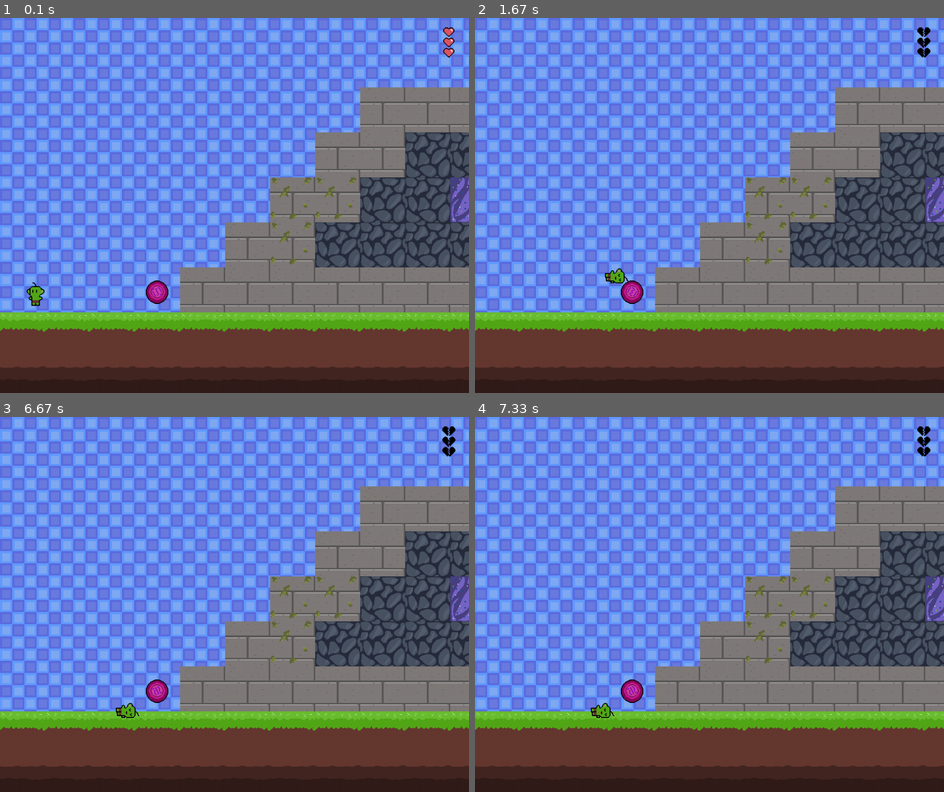
Above: before the commit, frames 1-4 (two rows, left to right).
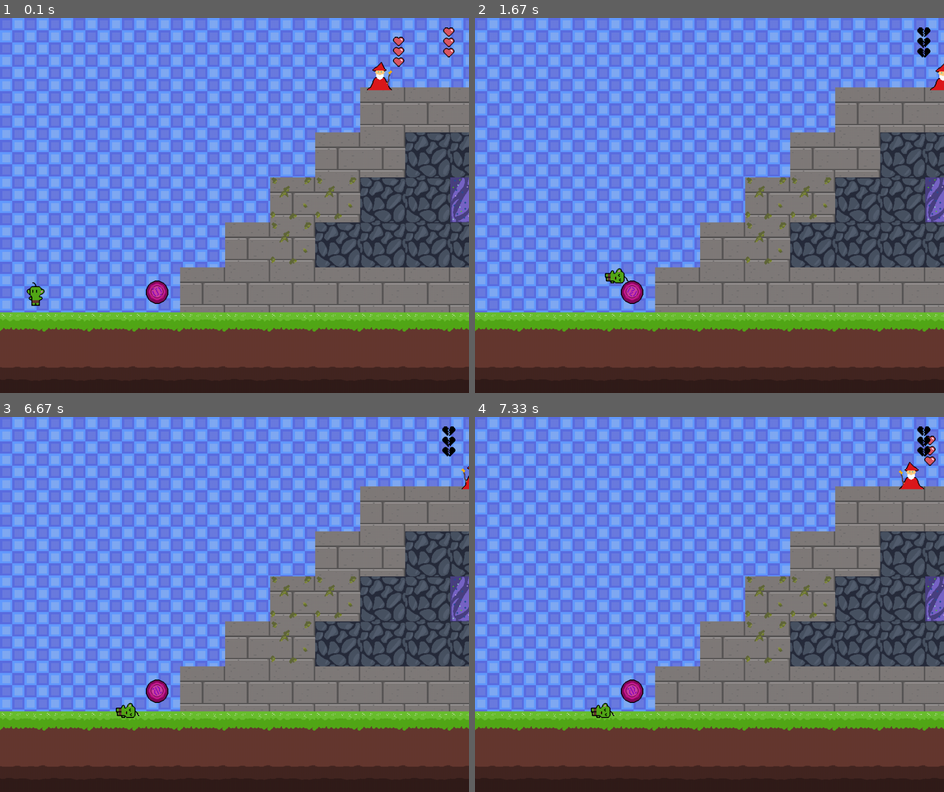
Above: after the commit, the same moments.

Repository: LeoBeox/Final_Project_PygameCE
Game: pygame game, started from main.py
Two runs of this game, one before a commit and one after it. Both use one fixed random seed, a clock stepped at 60 frames per second and the inputs below.
Inputs:
- Up to frame 1 (0.1 s): no input
- Up to frame 2 (1.67 s): hold Right 0.33-0.8 s; hold Up 0.83-1.13 s; hold Right 1.17-1.63 s
- Up to frame 3 (6.67 s): no input
- Up to frame 4 (7.33 s): no input

The runs differ from the first frame. In frame 1, 0.4% of the frame differs, in the area x 78-87%, y 5-20%; in frame 2, 0.1%; in frame 3, less than 0.1%; in frame 4, 0.3%.

Commit message:
Added enemy by mainly copying player code and adding patrol function with unfixed health display. Added enemy colision but still fixing. Adding finishing comments

Diff:
--- a/main.py
+++ b/main.py
@@ -27,6 +27,7 @@
 def flip(sprites):
     return [pygame.transform.flip(sprite, True, False) for sprite in sprites]
 
+# Loads the sprite sheets from the given directory and returns a dictionary of sprites
 def load_sprite_sheets(dir1, dir2, width, height, direction=False):
     path = join("assets", dir1, dir2)
     images = [f for f in listdir(path) if isfile(join(path, f))]
@@ -43,7 +44,7 @@
             surface.blit(sprite_sheet, (0, 0), rect)
             sprites.append(pygame.transform.scale2x(surface))
 
-
+        # Adds the sprites with the proper direction for easier calling.
         if direction:
             all_sprites[image.replace(".png", "") + "_right"] = sprites
             all_sprites[image.replace(".png", "") + "_left"] = flip(sprites)
@@ -52,6 +53,7 @@
 
     return all_sprites
 
+# Gets the block from the terrain sprite sheet, returns a surface with the block image.
 def get_block(size, startX, startY):
     path = join("assets", "Terrain", "Terrain.png")
     image = pygame.image.load(path).convert_alpha()
@@ -60,6 +62,7 @@
     surface.blit(image, (0, 0), area=rect)
     return surface
 
+# Handles health display and damage for player and enemies.
 class Health:
     def __init__(self, x, y, maxHealth, entity=None):
         self.rect = pygame.Rect(x, y, 32, 32)
@@ -70,18 +73,22 @@
         self.frame = self.current_health
         self.entity = entity
         self.fixed_pos = True
-
+        self.offset_x = 40   # For un-fixed positions v
+        self.offset_y = -50
+
+    # Handles damage and returns alive value as boolean
     def take_damage(self, damage):
         self.current_health = max(0, self.current_health - damage)
         return self.current_health <= 0
 
+    # Updates the health display position based on the entity's position, except for when fixed_pos is True
     def update(self):
         if self.entity and not self.fixed_pos:
-            self.x = self.owner.rect.x + (self.owner.rect.width // 2) - 16
-            self.y = self.owner.rect.y + 40
-
-
-
+            self.rect.x = self.entity.rect.x + self.offset_x
+            self.rect.y = self.entity.rect.y + self.offset_y
+
+
+    # Draws the health display on the canvas and determines which frame to display based on current health
     def draw(self, canvas, offset_x=0, offset_y=0):
 
         frame_index = self.max_health - self.current_health
@@ -96,6 +103,7 @@
         else:
             canvas.blit(sprite, (self.rect.x - offset_x, self.rect.y - offset_y))
 
+# Handles the player character, as well as health, movement, animation, and some collision detection.
 class Player(pygame.sprite.Sprite):
 
     COLOR = (255, 0, 0)
@@ -137,13 +145,10 @@
         if is_dead:
             self.is_alive = False
 
-
         if self.direction == "left":
             self.x_vel = 30
         elif self.direction == "right":
             self.x_vel = -30
-
-
 
         self.can_move = False
 
@@ -245,26 +250,129 @@
         except Exception as e:
             print("Error drawing sprite:", e)
 
+# Handles the enemey character, as well as health, movement, animation, and some collision detection.
 class Enemy(pygame.sprite.Sprite):
-    def __init__(self, x, y):
-        super.__init__()
-        self.rect = pygame.Rect(x, y, 0, 0)
-        self.image = pygame.Surface((0, 0), pygame.SRCALPHA)
-        self.name = None
-        self.sprite = load_sprite_sheets("Enemies", "Evil_Wizard", 32, 32, True)
+
+    ANIMATION_DELAY = 5
+
+    def __init__(self, x, y, width, height, patrol_distance=200):
+        super().__init__()
+        self.name = "enemy"
+        self.rect = pygame.Rect(x, y, width, height)
+        self.x_vel = 2  # Default patrol speed
+        self.fall_count = 0
+        self.mask = None
         self.direction = "left"
         self.animation_count = 0
-        self.gravity_enabled = True
+        self.sprite = None
+        self.sprites = load_sprite_sheets("Enemies", "EvilWizard", 32, 32, True)
         self.hit = False
         self.hit_count = 0
         self.can_move = True
         self.is_alive = True
         self.max_health = 3
-        self.health_display = Health(925, 20, self.max_health, self)
+        self.health_display = Health(x, y-20, self.max_health, self)
         self.health_display.fixed_pos = False
 
-        pass
-
+        # Patrol variables
+        self.start_x = x
+        self.patrol_distance = patrol_distance
+        self.patrol_right_bound = x + patrol_distance
+        self.patrol_left_bound = x
+
+    def move(self, dx):
+        self.rect.x += dx
+
+    def makeHit(self):
+        self.hit = True
+        self.hit_count = 0
+
+        is_dead = self.health_display.take_damage(1)
+
+        if is_dead:
+            self.is_alive = False
+
+        self.can_move = False
+
+    def moveLeft(self, vel):
+        if not self.can_move:
+            return
+
+        self.x_vel = -vel
+        if self.direction != "left":
+            self.direction = "left"
+            self.animation_count = 0
+
+    def moveRight(self, vel):
+        if not self.can_move:
+            return
+        self.x_vel = vel
+        if self.direction != "right":
+            self.direction = "right"
+            self.animation_count = 0
+
+    def patrol(self):
+        # Patrol back and forth within bounds
+        if self.rect.x >= self.patrol_right_bound:
+            self.direction = "left"
+            self.x_vel = -abs(self.x_vel)  # Ensure negative velocity
+            self.animation_count = 0
+        elif self.rect.x <= self.patrol_left_bound:
+            self.direction = "right"
+            self.x_vel = abs(self.x_vel)  # Ensure positive velocity
+            self.animation_count = 0
+
+    def loop(self, FPS):
+        # Handle patrol movement if alive and can move
+        if self.is_alive and self.can_move:
+            self.patrol()
+            self.move(self.x_vel)
+
+        # Reset hit state after delay
+        if self.hit:
+            self.hit_count += 1
+            if self.hit_count > FPS:
+                self.hit = False
+                self.can_move = True
+
+        # Update health display position to match enemy
+        self.health_display.rect.x = self.rect.x
+        self.health_display.rect.y = self.rect.y - 20
+
+        self.health_display.update()
+
+        self.update_sprite()
+
+
+    def update_sprite(self):
+        sprite_sheet = "moving"  # Default animation
+
+        if not self.is_alive:
+            sprite_sheet = "dead"
+            self.can_move = False
+        elif self.hit:
+            sprite_sheet = "hit"
+
+        sprite_sheet_name = sprite_sheet + "_" + self.direction
+        sprites = self.sprites[sprite_sheet_name]
+        sprite_index = (self.animation_count // self.ANIMATION_DELAY) % len(sprites)
+
+        self.sprite = sprites[sprite_index]
+        self.animation_count += 1
+        self.update()
+
+    def update(self):
+        self.rect = self.sprite.get_rect(topleft=(self.rect.x, self.rect.y))
+        self.mask = pygame.mask.from_surface(self.sprite)
+
+    def draw(self, canvas, offset_x, offset_y):
+        try:
+            canvas.blit(self.sprite, (self.rect.x - offset_x, self.rect.y - offset_y))
+            self.health_display.draw(canvas, offset_x, offset_y)
+        except Exception as e:
+            print("Error drawing enemy sprite:", e)
+
+# Class for game objects, such as blocks and runes (Kinda replaced with tile and tilemap, but still works for game end and rune)
 class Object(pygame.sprite.Sprite):
 
     def __init__(self, x, y, width, height, name=None):
@@ -287,6 +395,7 @@
         # Debug:
         # pygame.draw.rect(win, (255, 0, 0), self.rect, 2)  # draw red outline
 
+# Class for blocks in the game.
 class Block(Object):
 
     def __init__(self, x, y, size, startX, startY):
@@ -298,6 +407,7 @@
             self.image.fill((0, 255, 0))  # bright green just in case loading fails
         self.mask = pygame.mask.from_surface(self.image)
 
+# Class for Rune Traps in the game
 class Rune(Object):
     ANIMATION_DELAY = 3
 
@@ -344,7 +454,7 @@
     return tiles, image
 
 # Draws Everything onto the screen
-def draw(canvas, window, background, bg_image, player, objects, tilemap, offset_x, offset_y):
+def draw(canvas, window, background, bg_image, player, objects, enemies, tilemap, offset_x, offset_y):
     canvas.fill((0, 0, 0, 0))
 
     for tile in background:
@@ -357,6 +467,9 @@
     for obj in objects:
         if obj not in tilemap.get_tiles():
             obj.draw(canvas, offset_x, offset_y)
+
+    for enemy in enemies:
+        enemy.draw(canvas, offset_x, offset_y)
 
     player.draw(canvas, offset_x, offset_y)
 
@@ -405,6 +518,25 @@
             collided_objects.append(tile)
 
     return collided_objects
+
+# Handles the collisions between the player and the enemies.
+def handle_enemy_collisions(player, enemies):
+
+    for enemy in enemies:
+        if enemy.is_alive and pygame.sprite.collide_mask(player, enemy):
+            # Checks if the player rect is coliding with enemy rect.
+            player_bottom = player.rect.bottom
+            enemy_top = enemy.rect.top
+            vertical_tolerance = 10 # Leniance
+
+            if (abs(player_bottom - enemy_top) < vertical_tolerance and player.y_vel > 0):
+                # Enemy gets hit.
+                enemy.makeHit()
+                # Make the player bounce slightly
+                player.y_vel = -5
+            else:
+                # Player gets hit.
+                player.makeHit()
 
 
 def collide(player, objects, tilemap, dx):
@@ -455,6 +587,8 @@
             break
         if obj and obj.name == "rune":
             player.makeHit()
+        elif obj and obj.name == "enemy":
+            player.makeHit()
 
 
 # Main Function that handles everything that happens, including window, time, sprites, and logic.
@@ -467,6 +601,7 @@
     player = Player(45, 1650, 50, 50)
     JUMP_VEL = -6
 
+    # Runes
     rune = Rune(3 * block_size + 15, 17 * block_size + 20, 32, 64)
     rune2 = Rune(500, HEIGHT - block_size - 300, 32, 64)
     rune3 = Rune(46 * block_size + 15, 10 * block_size + 30, 32, 64)
@@ -478,11 +613,13 @@
     rune9 = Rune(41 * block_size, 8 * block_size, 32, 64)
     rune10 = Rune(44 * block_size, 13 * block_size + 15, 32, 64)
 
+    # Enemies
+    enemy1 = Enemy(8 * block_size, 12.4 * block_size, 32, 32, 5.25 * block_size)
 
 
 
     objects = [rune, rune2, rune3, rune4, rune5, rune6, rune7, rune8, rune9, rune10]
-
+    enemies = [enemy1]
 
     canvas = pygame.surface.Surface((CANVAS_WIDTH, CANVAS_HEIGHT))
 
@@ -507,11 +644,13 @@
                     player.jump(JUMP_VEL)
         player.loop(FPS)
         rune.loop(), rune2.loop(), rune3.loop(), rune4.loop(), rune5.loop(), rune6.loop(), rune7.loop(), rune8.loop(), rune9.loop(), rune10.loop()
+        enemy1.loop(FPS)
+
 
         handle_movement(player, objects, tilemap)
-
-
-        draw(canvas, window, background, bg_image, player, objects, tilemap, offset_x, offset_y)
+        handle_enemy_collisions(player, enemies)
+
+        draw(canvas, window, background, bg_image, player, objects, enemies, tilemap, offset_x, offset_y)
 
         #Offsets X-Camera to the player so that it is centered
         target_offset_x = player.rect.x - WIDTH // 2 + player.rect.width // 2
--- a/tiles.py
+++ b/tiles.py
@@ -2,7 +2,8 @@
 import os
 import csv
 
-
+# Tile class containing each individual tile on the map.
+# Handles loading, drawing, and blitting.
 class Tile(pygame.sprite.Sprite):
     tile_image = None
 
@@ -26,7 +27,7 @@
     def draw(self, surface, offset_x, offset_y):
         surface.blit(self.image, (self.rect.x - offset_x, self.rect.y - offset_y))
 
-
+# Reusable class that handles loading from the csv map file and uses the Tile class to create the map.
 class TileMap():
     def __init__(self, file_name):
         self.tile_size = 96
@@ -46,6 +47,7 @@
 
         return surface
 
+    # Reads the csv file and stores the data in a list.
     def read_csv(self, file_name):
         tileMap_1 = []
         with open(os.path.join(file_name)) as data:
@@ -54,6 +56,7 @@
                 tileMap_1.append(list(row))
         return tileMap_1
 
+    # Loads the tiles from the csv file and creates a Tile object for each tile.
     def load_tiles(self, file_name):
         tiles = []
         csv_map = self.read_csv(file_name)
Renamed: assets/Enemies/Evil Wizard/wizard_dead.png -> assets/Enemies/EvilWizard/dead.png
Binary file added: assets/Enemies/EvilWizard/hit.png
Renamed: assets/Enemies/Evil Wizard/wizard_enemy-Sheet.png -> assets/Enemies/EvilWizard/moving.png
